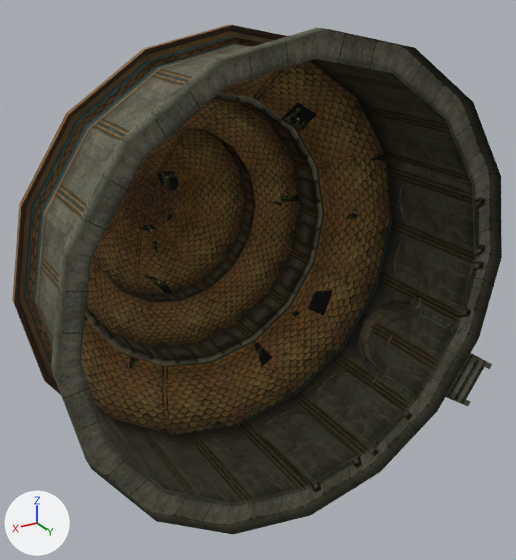
Two versions of the OBJ model sceneobjs/zhucheng_yewai_291/zhucheng_yewai_291_xiehui_01_a.obj, one commit apart.
Both versions are drawn from a 50 mm camera at (741.0, 983.0, 576.0) aimed at (-49.0, -333.0, -82.0). Every picture has the same lights, and +X, +Y and +Z are marked at lower left. Where no turn or scale is listed for an object, it has been applied to the vertices. Vertices at the same position are counted once.

Before the edit, the objects in view are built like this:
```python
ob_zhucheng_yewai_291_xiehui_01_a = bpy.data.objects.new('zhucheng_yewai_291_xiehui_01_a', me_zhucheng_yewai_291_xiehui_01_a)
ob_zhucheng_yewai_291_xiehui_01_a.location = (0.0, 0.0, 0.0)
```
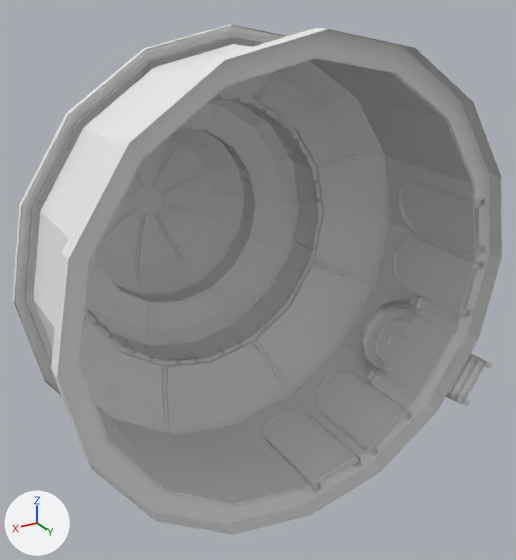
Edits to the bpy script that builds the scene:
```text
Add mat_material_8_1:
    mat_material_8_1 = principled_material('material_8')
    mat_material_8_1.base_color = (0.8, 0.8, 0.8)  # white #e7e7e7
    mat_material_8_1.roughness = 1.0
Add mat_material_1_1:
    mat_material_1_1 = principled_material('material_1')
    mat_material_1_1.base_color = (0.8, 0.8, 0.8)  # white #e7e7e7
    mat_material_1_1.roughness = 1.0
Add mat_material_15_1:
    mat_material_15_1 = principled_material('material_15')
    mat_material_15_1.base_color = (0.8, 0.8, 0.8)  # white #e7e7e7
    mat_material_15_1.roughness = 1.0
Add mat_material_6_1:
    mat_material_6_1 = principled_material('material_6')
    mat_material_6_1.base_color = (0.8, 0.8, 0.8)  # white #e7e7e7
    mat_material_6_1.roughness = 1.0
Add mat_material_12_1:
    mat_material_12_1 = principled_material('material_12')
    mat_material_12_1.base_color = (0.8, 0.8, 0.8)  # white #e7e7e7
    mat_material_12_1.roughness = 1.0
Add mat_material_13_1:
    mat_material_13_1 = principled_material('material_13')
    mat_material_13_1.base_color = (0.8, 0.8, 0.8)  # white #e7e7e7
    mat_material_13_1.roughness = 1.0
Add mat_material_9_1:
    mat_material_9_1 = principled_material('material_9')
    mat_material_9_1.base_color = (0.8, 0.8, 0.8)  # white #e7e7e7
    mat_material_9_1.roughness = 1.0
Add mat_material_3_1:
    mat_material_3_1 = principled_material('material_3')
    mat_material_3_1.base_color = (0.8, 0.8, 0.8)  # white #e7e7e7
    mat_material_3_1.roughness = 1.0
Add mat_material_2_1:
    mat_material_2_1 = principled_material('material_2')
    mat_material_2_1.base_color = (0.8, 0.8, 0.8)  # white #e7e7e7
    mat_material_2_1.roughness = 1.0
Add mat_material_7_1:
    mat_material_7_1 = principled_material('material_7')
    mat_material_7_1.base_color = (0.8, 0.8, 0.8)  # white #e7e7e7
    mat_material_7_1.roughness = 1.0
Add mat_material_14_1:
    mat_material_14_1 = principled_material('material_14')
    mat_material_14_1.base_color = (0.8, 0.8, 0.8)  # white #e7e7e7
    mat_material_14_1.roughness = 1.0
Add mat_material_11_1:
    mat_material_11_1 = principled_material('material_11')
    mat_material_11_1.base_color = (0.8, 0.8, 0.8)  # white #e7e7e7
    mat_material_11_1.roughness = 1.0
Add mat_material_10_1:
    mat_material_10_1 = principled_material('material_10')
    mat_material_10_1.base_color = (0.8, 0.8, 0.8)  # white #e7e7e7
    mat_material_10_1.roughness = 1.0
Add mat_material_5_1:
    mat_material_5_1 = principled_material('material_5')
    mat_material_5_1.base_color = (0.8, 0.8, 0.8)  # white #e7e7e7
    mat_material_5_1.roughness = 1.0
Change me_zhucheng_yewai_291_xiehui_01_a:
    where me_zhucheng_yewai_291_xiehui_01_a.from_pydata(...)  # 3173 vertices, 3918 faces; spans x -499.0..514.0, y -815.0..0.0, z -493.0..493.0
    remove me_zhucheng_yewai_291_xiehui_01_a.materials.append(mat_material_4)  # picture img_zhucheng_yewai_291_jiuba_01_19_png
    me_zhucheng_yewai_291_xiehui_01_a part 1: all 208 faces that had it switch from mat_material_1 (picture img_zhucheng_yewai_291_jiuba_01_8_png) to mat_material_1_1 (white #e7e7e7)
    me_zhucheng_yewai_291_xiehui_01_a part 2: all 32 faces that had it switch from mat_material_2 (picture img_zhucheng_yewai_291_xiehui_01_a_03_png) to mat_material_2_1 (white #e7e7e7)
    me_zhucheng_yewai_291_xiehui_01_a part 3: all 736 faces that had it switch from mat_material_3 (picture img_zhucheng_yewai_291_jiuba_01_9_png) to mat_material_3_1 (white #e7e7e7)
    me_zhucheng_yewai_291_xiehui_01_a part 4: all 224 faces that had it switch from mat_material_5 (picture img_zhucheng_yewai_291_xiehui_01_a_05_png) to mat_material_5_1 (white #e7e7e7)
    me_zhucheng_yewai_291_xiehui_01_a part 5: all 128 faces that had it switch from mat_material_6 (picture img_zhucheng_yewai_291_xiehui_01_a_04_png) to mat_material_6_1 (white #e7e7e7)
    me_zhucheng_yewai_291_xiehui_01_a part 6: all 86 faces that had it switch from mat_material_7 (picture img_zhucheng_yewai_291_xiehui_01_a_07_png) to mat_material_7_1 (white #e7e7e7)
    me_zhucheng_yewai_291_xiehui_01_a part 7: all 1977 faces that had it switch from mat_material_8 (picture img_zhucheng_yewai_291_xiehui_01_a_06_png) to mat_material_8_1 (white #e7e7e7)
    me_zhucheng_yewai_291_xiehui_01_a part 8: all 180 faces that had it switch from mat_material_9 (picture img_zhucheng_yewai_291_jiuba_01_3_png) to mat_material_9_1 (white #e7e7e7)
    me_zhucheng_yewai_291_xiehui_01_a part 9: all 125 faces that had it switch from mat_material_10 (picture img_zhucheng_yewai_291_xiehui_01_a_02_png) to mat_material_10_1 (white #e7e7e7)
    me_zhucheng_yewai_291_xiehui_01_a part 10: all 34 faces that had it switch from mat_material_11 (picture img_zhucheng_yewai_291_xiehui_01_a_01_png) to mat_material_11_1 (white #e7e7e7)
    me_zhucheng_yewai_291_xiehui_01_a part 11: all 16 faces that had it switch from mat_material_12 (picture img_zhucheng_yewai_291_xiehui_01_b_04_png) to mat_material_12_1 (white #e7e7e7)
    me_zhucheng_yewai_291_xiehui_01_a part 12: all 70 faces that had it switch from mat_material_13 (picture img_zhucheng_yewai_291_hebinzhiwu_01_png) to mat_material_13_1 (white #e7e7e7)
    me_zhucheng_yewai_291_xiehui_01_a part 13: all 28 faces that had it switch from mat_material_14 (picture img_zhucheng_yewai_291_hebinzhiwu_02_png) to mat_material_14_1 (white #e7e7e7)
    me_zhucheng_yewai_291_xiehui_01_a part 14: all 38 faces that had it switch from mat_material_15 (picture img_zhucheng_yewai_291_hebinzhiwu_03_png) to mat_material_15_1 (white #e7e7e7)
    add me_zhucheng_yewai_291_xiehui_01_a.materials.append(mat_material_4_1)  # white #e7e7e7
```

Where the change shows, as pixel boxes [x1, y1, x2, y2] in the pictures (516 x 560 px):
part 1 of me_zhucheng_yewai_291_xiehui_01_a, recoloured (brown to grey)
    both: [15, 26, 391, 435]
part 2 of me_zhucheng_yewai_291_xiehui_01_a, recoloured (black to grey)
    both: [37, 45, 476, 506]
part 3 of me_zhucheng_yewai_291_xiehui_01_a, recoloured (brown to grey)
    both: [12, 25, 392, 435]
part 4 of me_zhucheng_yewai_291_xiehui_01_a, recoloured
    both: [86, 93, 324, 367]
part 5 of me_zhucheng_yewai_291_xiehui_01_a, recoloured
    both: [94, 98, 317, 361]
part 6 of me_zhucheng_yewai_291_xiehui_01_a, recoloured
    both: [51, 28, 502, 534]
part 7 of me_zhucheng_yewai_291_xiehui_01_a, recoloured
    both: [89, 95, 485, 493]
part 8 of me_zhucheng_yewai_291_xiehui_01_a, recoloured (black to grey)
    both: [321, 211, 480, 484]
part 9 of me_zhucheng_yewai_291_xiehui_01_a, recoloured (brown to grey)
    both: [363, 297, 421, 372]
part 10 of me_zhucheng_yewai_291_xiehui_01_a, recoloured (black to grey)
    both: [380, 308, 462, 405]
part 11 of me_zhucheng_yewai_291_xiehui_01_a, recoloured (black to grey)
    both: [447, 355, 486, 404]
part 12 of me_zhucheng_yewai_291_xiehui_01_a, recoloured (black to grey)
    both: [129, 102, 333, 369]
part 13 of me_zhucheng_yewai_291_xiehui_01_a, recoloured
    both: [146, 275, 172, 294]
part 14 of me_zhucheng_yewai_291_xiehui_01_a, recoloured (black to grey)
    both: [254, 121, 386, 366]
